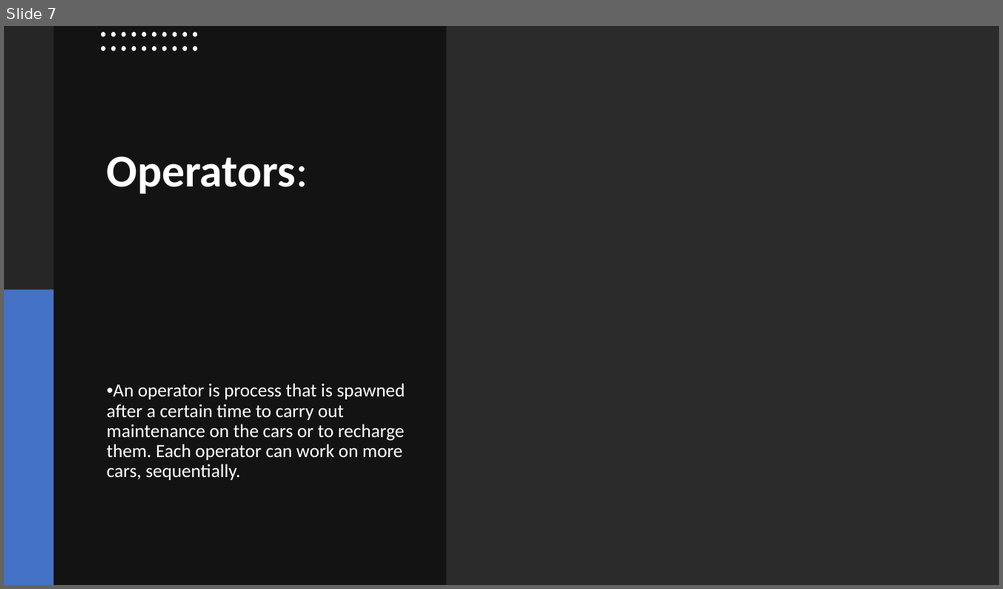
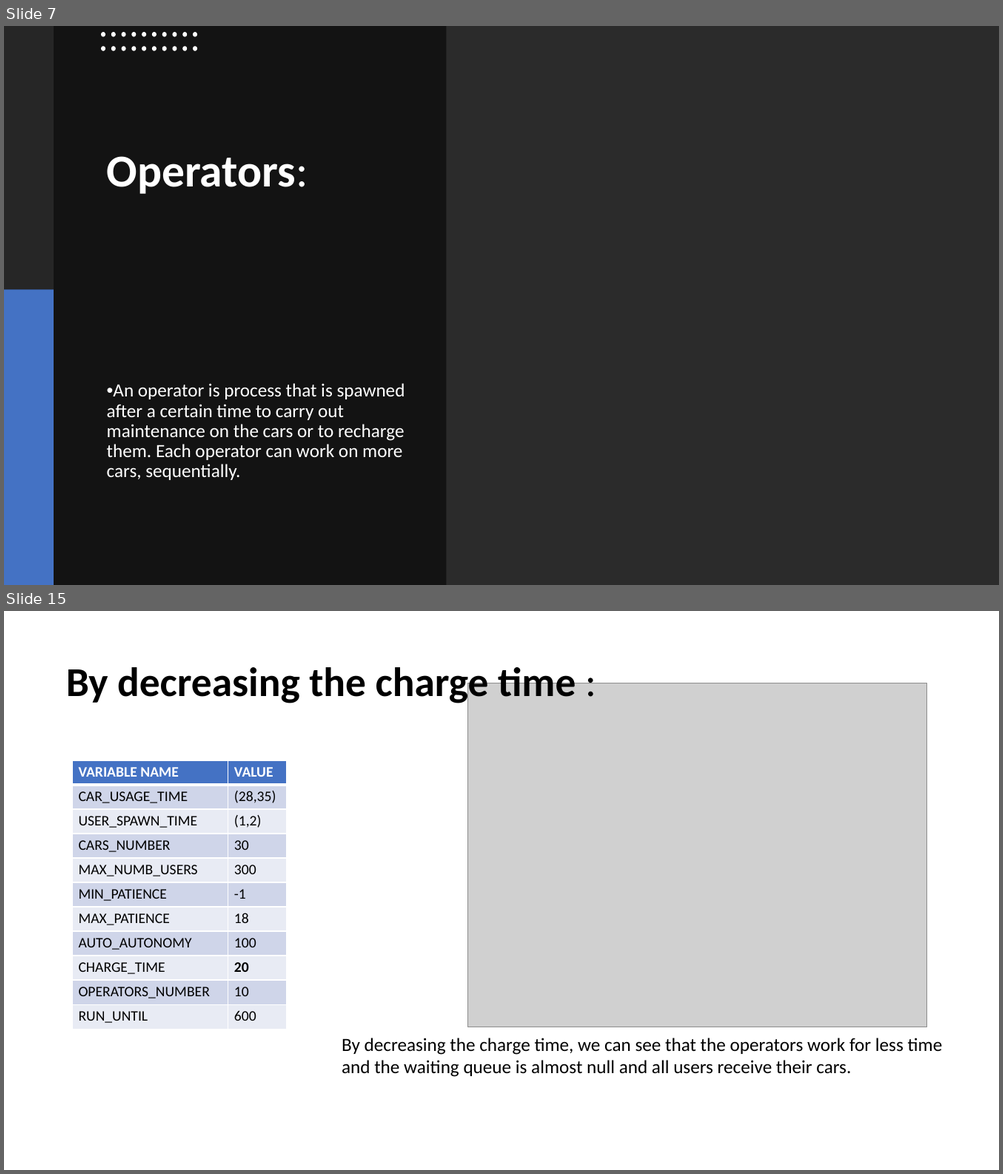
Before and after one commit to simone-rizzo/Car-sharing-model-simulation, a slide deck: Presentazione.pptx. Shown one above the other, each under a label of ours: slide 7 before the commit, slides 7 and 15 after it; the slides between them are not shown. The pictures are 1003x589 and 1003x1174 pixels, drawn with LibreOffice and Linux fonts; fonts in the diff are those of the drawing; grey boxes stand for pictures; background and template pictures are left out; a plain dark background stands for a picture behind light text. Boxes give left, top, right and bottom in pixels: in the first picture for what was removed or moved away, otherwise in the second. Text is boxed around its words. In the diff, an @@ line names an element or a change of style, - is before the commit and + after.

```diff
--- a/Presentazione.pptx
+++ b/Presentazione.pptx
@@ slide 15 added at (4, 611, 999, 1170), background #FFFFFF @@
@@ title added at (66, 662, 575, 706), 39.6 pt, text #000000, bold @@
+By decreasing the charge time :
@@ picture added at (468, 684, 927, 1028) @@
@@ table added at (73, 760, 287, 1030), 11 rows, 2 columns @@
+VARIABLE NAME | VALUE
+CAR_USAGE_TIME | (28,35)
+USER_SPAWN_TIME | (1,2)
+CARS_NUMBER | 30
+MAX_NUMB_USERS | 300
+MIN_PATIENCE | -1
+MAX_PATIENCE | 18
+AUTO_AUTONOMY | 100
+CHARGE_TIME | 20
+OPERATORS_NUMBER | 10
+RUN_UNTIL | 600
@@ text added at (341, 1038, 942, 1077), 18 pt, text #000000 @@
+By decreasing the charge time, we can see that the operators work for less time and the waiting queue is almost null and all users receive their cars.
```
Also in this commit, not shown: 2 slides changed, 8 other slides added, 12 other files.
